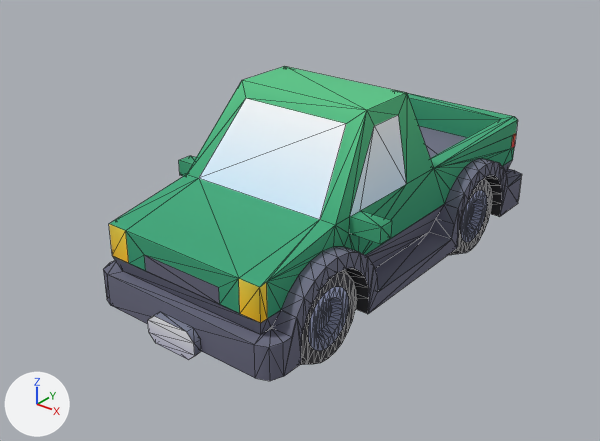
Two versions of the glTF model public/assets/village/car-truck.glb, one commit apart.
Rendered twice from a camera (50 mm lens) standing at (2.84, -3.9, 2.71) and looking at (-0.11, -0.22, 0.43). Arrows for +X, +Y and +Z are at lower left; the lights stay in place. The first picture is the older version. Mesh edges are drawn as thin lines. Where no turn or scale is listed for an object, it has been applied to the vertices. Vertices at exactly the same position are counted once.

In view in the first picture: 'body', 'wheel-back-left', 'wheel-front-left'.
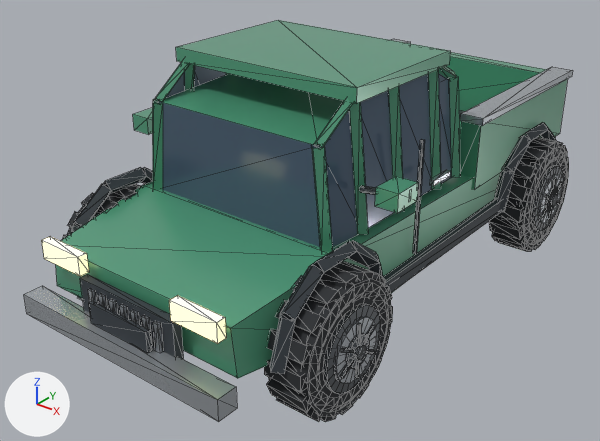
What differs and where, as boxes (x1, y1, x2, y2) in the pictures (600 x 441 px):
'body-detail', added
    after: (24, 20, 573, 422)
    faces in mat_car_paint (green #509e7c): (56, 20, 567, 378)
    faces in mat_car_glass (dark blue #4d6176): (158, 66, 451, 247)
    faces in mat_car_trim (dark grey #353c42): (71, 122, 557, 374)
    faces in mat_car_metal (light grey #c4cad0): (24, 39, 573, 422)
    faces in mat_car_headlight (beige #fff5d3, glowing beige #ffeaad): (42, 237, 226, 344)
'body', no longer drawn
    before: (103, 66, 522, 381)
'wheel-front-right', reshaped, moved, rescaled (not visible before)
    after: (264, 262, 393, 422)
'wheel-back-right', reshaped, moved, rescaled (not visible before)
    after: (489, 137, 569, 251)
'wheel-front-left', reshaped, moved, rescaled (mostly hidden afterwards)
    before: (300, 270, 357, 365)
    after: (62, 184, 141, 300)
'wheel-back-left', reshaped, moved, rescaled (not visible afterwards)
    before: (449, 178, 492, 255)
part 1 of me_wheel_front_left, built on (mostly hidden afterwards)
    before: (300, 178, 492, 365)
    after: (62, 184, 141, 300)
part 2 of me_wheel_front_right, built on
    after: (264, 137, 569, 422)

Patch to the scene script:
```diff
--- a/public/assets/village/car-truck.glb.py
+++ b/public/assets/village/car-truck.glb.py
@@ me_wheel_front_right @@
 # used by ob_wheel_front_right; location = (-0.425, -0.86, 0.3); scale = (0.3, 0.3, 0.3)
-me_wheel_front_right.from_pydata(...)  # 168 vertices, 332 faces; spans x -0.58..0.58, y -1.0..1.0, z -1.0..1.0
-me_wheel_front_right.materials.append(mat_colormap)
+me_wheel_front_right.from_pydata(...)  # 566 vertices, 988 faces; spans x -0.4..0.4, y -1.0..1.0, z -1.0..1.0
+# me_wheel_front_right part 2: 168 vertices removed from x -0.58..0.58, y -1.0..1.0, z -1.0..1.0; 566 vertices added at x -0.4..0.4, y -1.0..1.0, z -1.0..1.0
+me_wheel_front_right.materials.append(mat_car_rubber)  # dark grey #2c2f32
+me_wheel_front_right.materials.append(mat_car_dark_metal)  # dark grey #4d5257
+me_wheel_front_right.materials.append(mat_car_metal)  # light grey #c4cad0
+me_wheel_front_right.materials.append(mat_car_trim)  # dark grey #353c42
@@ me_wheel_front_left @@
 # used by ob_wheel_front_left; location = (0.425, -0.86, 0.3); scale = (0.3, 0.3, 0.3)
-me_wheel_front_left.from_pydata(...)  # 168 vertices, 332 faces; spans x -0.58..0.58, y -1.0..1.0, z -1.0..1.0
-me_wheel_front_left.materials.append(mat_colormap)
+me_wheel_front_left.from_pydata(...)  # 566 vertices, 988 faces; spans x -0.4..0.4, y -1.0..1.0, z -1.0..1.0
+# me_wheel_front_left part 1: 168 vertices removed from x -0.58..0.58, y -1.0..1.0, z -1.0..1.0; 566 vertices added at x -0.4..0.4, y -1.0..1.0, z -1.0..1.0
+me_wheel_front_left.materials.append(mat_car_rubber)  # dark grey #2c2f32
+me_wheel_front_left.materials.append(mat_car_dark_metal)  # dark grey #4d5257
+me_wheel_front_left.materials.append(mat_car_metal)  # light grey #c4cad0
+me_wheel_front_left.materials.append(mat_car_trim)  # dark grey #353c42
@@ ob_body @@
-ob_body = bpy.data.objects.new('body', me_body)
-ob_body.location = (0.0, 0.025, 0.725)
-ob_body.scale = (1.48, 1.48, 1.48)
+ob_body = bpy.data.objects.new('body', None)
+ob_body.location = (0.0, 0.0, 0.0)
@@ ob_wheel_front_right @@
 ob_wheel_front_right = bpy.data.objects.new('wheel-front-right', me_wheel_front_right)
-ob_wheel_front_right.location = (-0.425, -0.86, 0.3)
+ob_wheel_front_right.parent = ob_body
+ob_wheel_front_right.location = (0.809, -1.08, 0.36)
 ob_wheel_front_right.scale = (0.3, 0.3, 0.3)
@@ ob_wheel_front_left @@
 ob_wheel_front_left = bpy.data.objects.new('wheel-front-left', me_wheel_front_left)
-ob_wheel_front_left.location = (0.425, -0.86, 0.3)
-ob_wheel_front_left.scale = (0.3, 0.3, 0.3)
+ob_wheel_front_left.parent = ob_body
+ob_wheel_front_left.location = (-0.809, -1.08, 0.36)
+ob_wheel_front_left.scale = (0.388, 0.388, 0.388)
@@ ob_wheel_back_right @@
 ob_wheel_back_right = bpy.data.objects.new('wheel-back-right', me_wheel_front_right)
-ob_wheel_back_right.location = (-0.425, 0.76, 0.3)
+ob_wheel_back_right.parent = ob_body
+ob_wheel_back_right.location = (0.809, 1.22, 0.36)
 ob_wheel_back_right.scale = (0.3, 0.3, 0.3)
@@ ob_wheel_back_left @@
 ob_wheel_back_left = bpy.data.objects.new('wheel-back-left', me_wheel_front_left)
-ob_wheel_back_left.location = (0.425, 0.76, 0.3)
-ob_wheel_back_left.scale = (0.3, 0.3, 0.3)
+ob_wheel_back_left.parent = ob_body
+ob_wheel_back_left.location = (-0.809, 1.22, 0.36)
+ob_wheel_back_left.scale = (0.388, 0.388, 0.388)
@@ ob_body_detail @@
+ob_body_detail = bpy.data.objects.new('body-detail', me_body_detail)  # 678 vertices, 914 faces; spans x -0.94..0.94, y -1.89..1.89, z -0.71..0.71; in mat_car_paint (green #509e7c), mat_car_glass (dark blue #4d6176), mat_car_dark_metal (dark grey #4d5257), mat_car_metal (light grey #c4cad0), mat_car_trim (dark grey #353c42), mat_car_headlight (beige #fff5d3, glowing beige #ffeaad), mat_car_taillight (red #d3241d, glowing red #e71910)
+ob_body_detail.location = (0.0, 0.065, 0.825)
```
